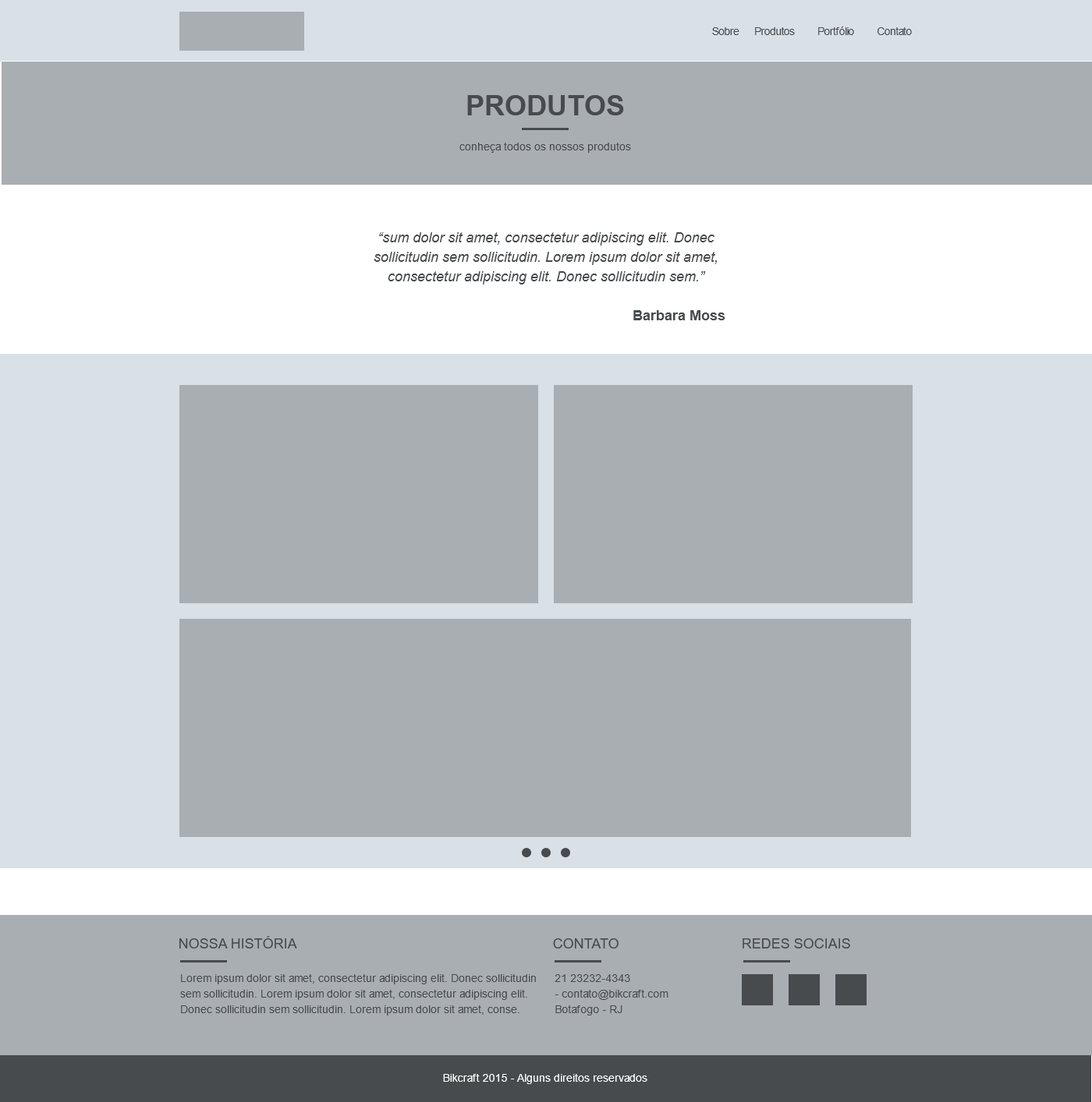
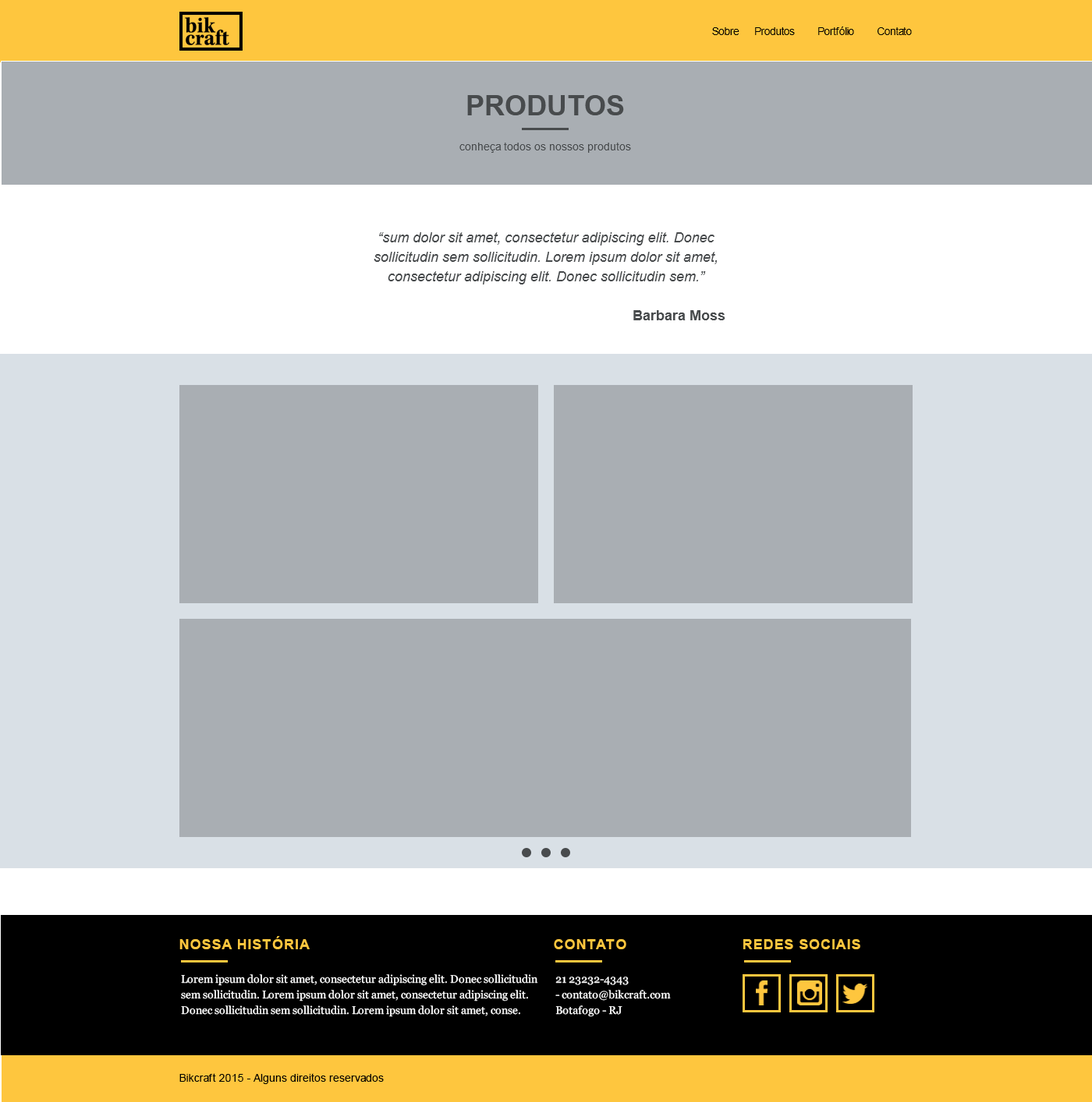
Layers edited between the first and the second w=1092, h=1102 image:
moved "cabeçalho" above "rodapé" over [0,0,1092,63]
added layer "logo" in group "cabeçalho" over [179,11,243,51]
painted on "Sobre Produtos Portfólio Contato" over [711,26,912,36]
removed layer "Logo" (was dissolve) from group "cabeçalho" over [179,11,305,51]
painted on "Espaco Menu" over [0,0,1092,63]
painted on "Bikcraft 2015 - Alguns direitos reservados" over [179,1073,648,1085]
painted on "copyright" over [0,1055,1092,1102]
painted on "21 23232-4343 - contato@bikcraft.com Botafogo - RJ" over [554,974,671,1018]
painted on "CONTATO" over [552,938,627,950]
removed layer "Retângulo 6 copiar 2" from group "redes sociais" over [835,974,867,1006]
removed layer "Retângulo 6 copiar" from group "redes sociais" over [788,974,820,1006]
removed layer "Retângulo 6" from group "redes sociais" over [741,974,773,1006]
added layer "yellow-mask" (1st of 3, in "rodapé" › "redes sociais") in group "redes sociais" over [0,915,1092,1102]
added layer "icon-twtt" in group "redes sociais" over [842,983,867,1005]
added layer "bg-icon-twtt" in group "redes sociais" over [835,974,875,1013]
added layer "yellow-mask" (2nd of 3, in "rodapé" › "redes sociais") in group "redes sociais" over [0,915,1092,1102]
added layer "icon-ig" in group "redes sociais" over [796,980,822,1006]
added layer "bg-icon-ig" in group "redes sociais" over [789,974,828,1013]
added layer "yellow-mask" (3rd of 3, in "rodapé" › "redes sociais") in group "redes sociais" over [0,915,1092,1102]
added layer "bg-icon-fb" in group "redes sociais" over [742,974,781,1013]
painted on "REDES SOCIAIS" over [742,938,860,950]
painted on "Lorem ipsum dolor sit amet, consectetur adipiscing elit. Donec" over [180,974,538,1018]
painted on "NOSSA HISTÓRIA" over [179,936,310,950]
painted on "Retângulo 5" over [0,915,1092,1056]
…and 5 more changes (2 added, 3 painted)
